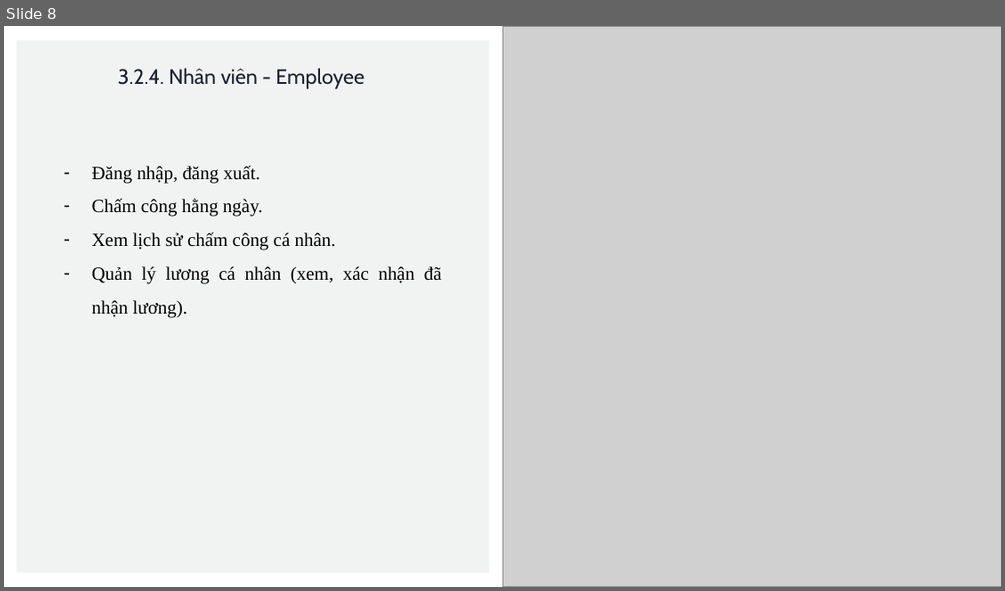
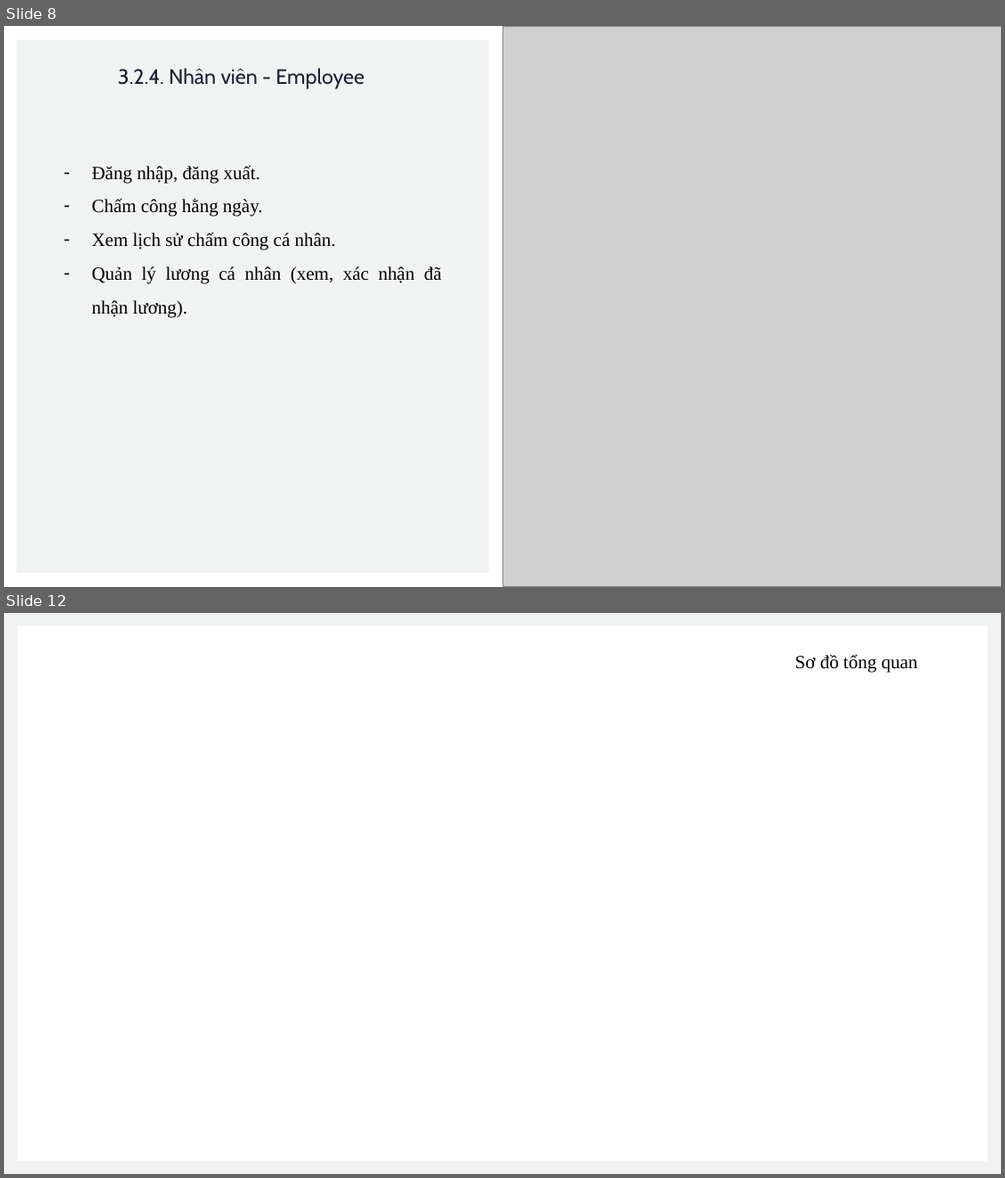
Before and after one commit to hydra029/laravel_web, a slide deck: documents/Đồ án Website Laravel.pptx. Shown one above the other, each under a label of ours: slide 8 before the commit, slides 8 and 12 after it; the slides between them are not shown. The pictures are 1005x591 and 1005x1178 pixels, drawn with LibreOffice and Linux fonts; fonts in the diff are those of the drawing; grey boxes stand for pictures; background and template pictures are left out. Boxes give left, top, right and bottom in pixels: in the first picture for what was removed or moved away, otherwise in the second. Text is boxed around its words. In the diff, an @@ line names an element or a change of style, - is before the commit and + after.

```diff
--- a/documents/Đồ án Website Laravel.pptx
+++ b/documents/Đồ án Website Laravel.pptx
@@ slide 12 added at (4, 613, 1001, 1174), background picture (left out) @@
@@ freeform shape added at (4, 613, 1001, 1174), fill #F0F3F1 @@
@@ text added at (795, 654, 918, 673), 18 pt, text #000000 @@
+Sơ đồ tổng quan
```
Also in this commit, not shown: 2 slides changed, 2 other slides added, 12 other files.
